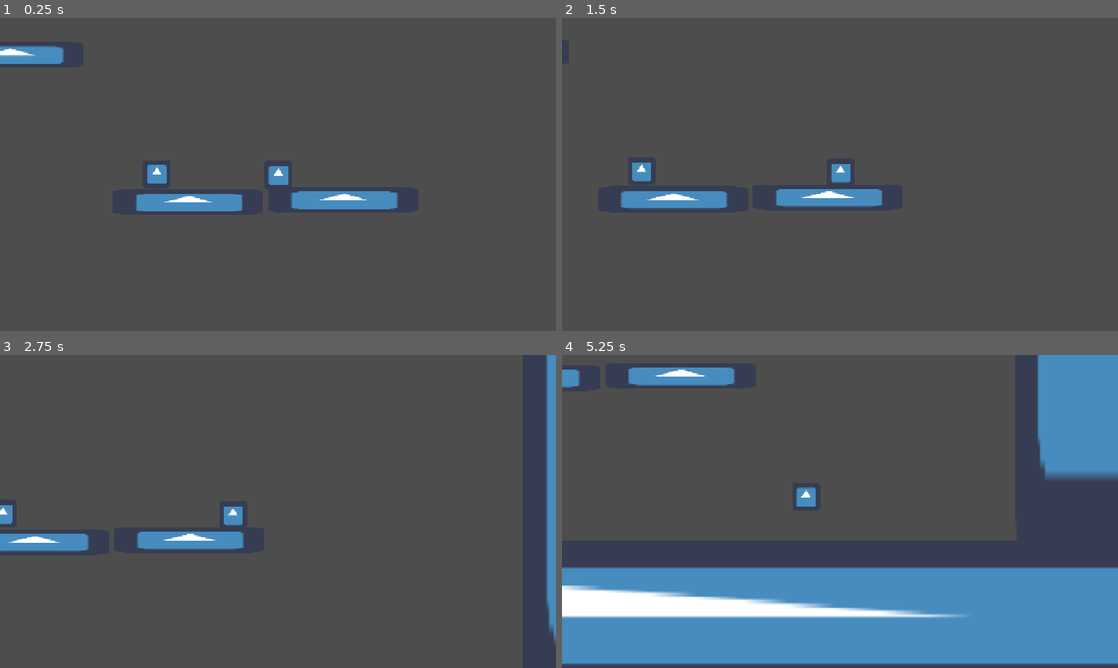
Above: before the commit, frames 1-4 (two rows, left to right).
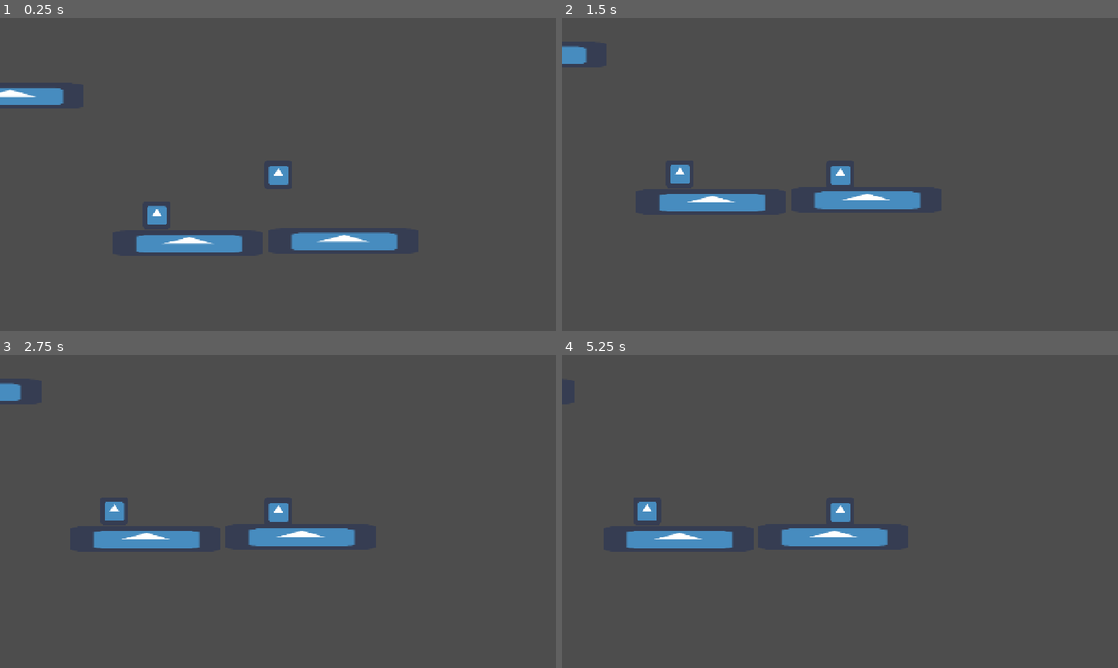
Above: after the commit, the same moments.

Repository: zenbenten/Godot-Platformer
Game: Godot game, scene res://Main.tscn
The game is run twice, just before and just after one commit, with the same random seed, the same clock (stepped at 60 frames per second) and the same inputs. The engine's default icon, where the game draws it, is replaced by a stand-in: a white triangle on a blue panel in a dark square.
Inputs (mouse positions are in pixels of both pictures, inside the frame that each line leads up to):
- Up to frame 1 (0.25 s): no input
- Up to frame 2 (1.5 s): move the mouse to (962, 158) at 0.52 s; hold Down (look_down, bound only after the commit) 0.53-1.28 s; hold Right (right) from 0.53 s (still down); tap X (item_use) at 0.6 s; tap Z (jump) at 0.77, 1.07 s; move the mouse to (728, 190) at 1.27 s; tap Down (look_down, bound only after the commit) at 1.35 s
- Up to frame 3 (2.75 s): tap Z (jump) at 1.52, 1.82, 2.3 s; tap Up (look_up, bound only after the commit) at 1.55 s; move the mouse to (333, 442) at 2.02 s; release Right (right) at 2.03 s; hold Left (left) from 2.03 s (still down); hold Up (look_up, bound only after the commit) from 2.03 s (still down)
- Up to frame 4 (5.25 s): move the mouse to (812, 574) at 2.77 s; release Left (left) at 2.78 s; release Up (look_up, bound only after the commit) at 2.78 s; hold Right (right) 2.78-4.28 s; tap Z (jump) at 2.85, 3.02, 3.32, 3.77, 4.07, 4.52, 4.82 s; tap X (item_use) at 3.05, 3.6 s; move the mouse to (1006, 558) at 3.52 s; hold Down (look_down, bound only after the commit) 3.53-4.28 s; move the mouse to (673, 464) at 4.27 s; hold Left (left) 4.28-5.03 s; tap Down (look_down, bound only after the commit) at 4.35 s; tap Up (look_up, bound only after the commit) at 4.55 s; move the mouse to (867, 511) at 5.02 s; hold Right (right) from 5.03 s (still down); hold Up (look_up, bound only after the commit) from 5.03 s (still down)

The runs differ from the first frame. In frame 1, 5.9% of the frame differs, in the area x 0-72%, y 8-75%; in frame 2, 3.2%; in frame 3, 5.7%; in frame 4, 41%, in the area x 0-100%, y 0-100%.

Commit message:
removed mouse camera manipulation. removed mouse-aiming for grapple hook. Hook now fires where the player is facing, as well as diagonals and up/down based on arrow keypresses

Diff:
--- a/Camera2D.gd
+++ /dev/null
@@ -1,18 +0,0 @@
-"""
-This script controls the dynamic camera.
-"""
-extends Camera2D
-
-# Radius of the zone in the middle of the screen where the cam doesn't move
-const DEAD_ZONE = 160
-
-func _input(event: InputEvent) -> void:
-	if event is InputEventMouseMotion: # If the mouse moved...
-		var _target = event.position - get_viewport().size * 0.5	# Get the mouse position relative to the middle of the screen
-		if _target.length() < DEAD_ZONE:	# If we're in the middle (dead zone)...
-			self.position = Vector2(0,0)	# ... reset the camera to the middle (= center on player)
-		else:
-			# _target.normalized() is the direction in which to move
-			# _target.length() - DEAD_ZONE is the distance the mouse is outside of the dead zone
-			# 0.5 is an arbitrary scalar
-			self.position = _target.normalized() * (_target.length() - DEAD_ZONE) * 0.5
--- a/IdleState.gd
+++ b/IdleState.gd
@@ -1,51 +1,45 @@
 # IdleState.gd
-# Handles logic for when the player is standing still.
+# Updated to handle shooting straight up.
 
 extends State
 
-# Exports for tweaking physics from the Inspector.
 @export var ground_friction = 0.90
 
 func enter(msg: Dictionary = {}):
-	# This is a good place to trigger an "idle" animation.
-	# For example: state_machine.player.animation_player.play("Idle")
 	pass
 
 func process_physics(_delta: float):
 	var player = state_machine.player
 
-	# Apply gravity. Even when idle, gravity should be active
-	# to ensure the player stays grounded on slopes or moving platforms.
-	player.velocity.y += player.gravity # Using your established gravity value
-
-	# Apply friction to slow the player down to a stop.
+	player.velocity.y = move_toward(player.velocity.y, player.max_fall_speed, player.gravity * _delta)
 	player.velocity.x = lerp(player.velocity.x, 0.0, ground_friction)
-
-	# The move_and_slide() function is essential to apply physics and detect collisions.
 	player.move_and_slide()
 
 	# --- STATE TRANSITIONS ---
-
-	# 1. Transition to Move if there's horizontal input.
 	var walk_input = Input.get_action_strength("right") - Input.get_action_strength("left")
 	if not is_zero_approx(walk_input):
 		state_machine.transition_to("Move")
-		return # Important to return after a transition
+		return
 
-	# 2. Transition to Jump if the jump action is pressed.
 	if Input.is_action_just_pressed("jump"):
-		# We send a message so the Jump state knows to apply the jump force.
 		state_machine.transition_to("Jump", {"is_jump": true})
 		return
 
-	# 3. Transition to Swing if the item is used.
 	if Input.is_action_just_pressed("item_use"):
 		if player.has_ability("Grappling Hook"):
-			state_machine.transition_to("Swing")
+			var aim_direction = Vector2.ZERO
+
+			# Check for look_up input to determine vertical aim
+			if Input.is_action_pressed("look_up"):
+				# Since we are idle, there is no horizontal input, so we aim straight up.
+				aim_direction = Vector2.UP
+			else:
+				# If not looking up, aim straight horizontally based on facing direction.
+				aim_direction = Vector2(player.facing_direction, 0)
+
+			state_machine.transition_to("Swing", {"aim_direction": aim_direction.normalized()})
 			return
 
-	# 4. Transition to Jump/Fall if the player walks off a ledge.
 	if not player.is_on_floor():
-		# We don't send a message, so the Jump state knows this is a fall, not a jump.
 		state_machine.transition_to("Jump")
 		return
--- a/JumpState.gd
+++ b/JumpState.gd
@@ -1,43 +1,64 @@
+# JumpState.gd
+# Updated to handle shooting diagonally down, straight down, up, angled, and horizontally.
+
 extends State
 
 func enter(msg: Dictionary = {}):
 	var player = state_machine.player
 	if msg.has("is_jump"):
 		player.velocity.y = player.jump_force
-		# Start the timer for holding the jump button
 		player.current_jump_hold_time = player.jump_hold_time
 
 func process_physics(delta: float):
 	var player = state_machine.player
 
-	# --- NEW JUMP LOGIC ---
-	# Check if the player is still holding the jump button and the hold timer is active
 	if Input.is_action_pressed("jump") and player.current_jump_hold_time > 0:
-		# While holding, maintain the upward jump force
 		player.velocity.y = player.jump_force
 	else:
-		# If they let go or the time runs out, stop the hold
 		player.current_jump_hold_time = 0
 
-	# Decrease the hold timer
 	player.current_jump_hold_time -= delta
 
-	# Get horizontal input for air control
-	var direction = sign(Input.get_action_strength("right") - Input.get_action_strength("left"))
+	var direction_input = Input.get_action_strength("right") - Input.get_action_strength("left")
 
-	# Apply air control (you can create separate `air_accel` vars for this)
-	player.velocity.x = move_toward(player.velocity.x, player.max_run_speed * direction, player.run_accel * delta)
+	if not is_zero_approx(direction_input):
+		player.facing_direction = sign(direction_input)
 
-	# Apply gravity towards max fall speed
+	player.velocity.x = move_toward(player.velocity.x, player.max_run_speed * direction_input, player.run_accel * delta)
 	player.velocity.y = move_toward(player.velocity.y, player.max_fall_speed, player.gravity * delta)
-
 	player.move_and_slide()
 
-	# --- State Transitions ---
-	if player.is_on_floor():
-		state_machine.transition_to("Idle") # Or Move, depending on input
+	# --- STATE TRANSITIONS ---
 
 	if Input.is_action_just_pressed("item_use"):
 		if player.has_ability("Grappling Hook"):
-			state_machine.transition_to("Swing")
+			var aim_direction = Vector2.ZERO
+
+			# Check for vertical aim input, prioritizing down over up.
+			if Input.is_action_pressed("look_down"):
+				if is_zero_approx(direction_input):
+					# If only looking down, aim straight down
+					aim_direction = Vector2.DOWN
+				else:
+					# If looking down and moving left/right, aim diagonally down
+					aim_direction = Vector2(player.facing_direction, 1)
+			elif Input.is_action_pressed("look_up"):
+				if is_zero_approx(direction_input):
+					# If only looking up, aim straight up
+					aim_direction = Vector2.UP
+				else:
+					# If looking up and moving left/right, aim diagonally up
+					aim_direction = Vector2(player.facing_direction, -1)
+			else:
+				# If no vertical input, aim straight horizontally
+				aim_direction = Vector2(player.facing_direction, 0)
+
+			state_machine.transition_to("Swing", {"aim_direction": aim_direction.normalized()})
 			return
+
+	if player.is_on_floor():
+		if is_zero_approx(direction_input):
+			state_machine.transition_to("Idle")
+		else:
+			state_machine.transition_to("Move")
+		return
--- a/MoveState.gd
+++ b/MoveState.gd
@@ -1,41 +1,39 @@
+# MoveState.gd
+# Updated to handle angled grappling shots.
+
 extends State
 
 func process_physics(delta: float):
 	var player = state_machine.player
 
-	# Get horizontal input direction
-	var direction = sign(Input.get_action_strength("right") - Input.get_action_strength("left"))
+	var direction_input = Input.get_action_strength("right") - Input.get_action_strength("left")
 
-	# --- NEW MOVEMENT LOGIC ---
-	# Apply acceleration using move_toward
-	player.velocity.x = move_toward(player.velocity.x, player.max_run_speed * direction, player.run_accel * delta)
+	if not is_zero_approx(direction_input):
+		player.facing_direction = sign(direction_input)
 
-	# Apply gravity (even on the ground to handle slopes)
+	player.velocity.x = move_toward(player.velocity.x, player.max_run_speed * direction_input, player.run_accel * delta)
 	player.velocity.y = move_toward(player.velocity.y, player.max_fall_speed, player.gravity * delta)
-
 	player.move_and_slide()
 
-	# --- State Transitions ---
+	# --- STATE TRANSITIONS ---
+
+	if Input.is_action_just_pressed("item_use"):
+		if player.has_ability("Grappling Hook"):
+			var aim_direction = Vector2(player.facing_direction, 0)
+			if Input.is_action_pressed("look_up"):
+				aim_direction.y = -1 # Upward angle
+
+			state_machine.transition_to("Swing", {"aim_direction": aim_direction.normalized()})
+			return
+
 	if Input.is_action_just_pressed("jump"):
 		state_machine.transition_to("Jump", {"is_jump": true})
 		return
 
 	if not player.is_on_floor():
-		state_machine.transition_to("Jump") # Fall
+		state_machine.transition_to("Jump")
 		return
 
-	# Transition to Idle if not moving
-	if is_zero_approx(direction):
+	if is_zero_approx(direction_input):
 		state_machine.transition_to("Idle")
 		return
-
-	if Input.is_action_just_pressed("item_use"):
-		if player.has_ability("Grappling Hook"):
-			state_machine.transition_to("Swing")
-			return
-		#ANIMATION#
-	#if direction > 0:
-	#player.get_node("Sprite2D").flip_h = false
-#elif direction < 0:
-	#player.get_node("Sprite2D").flip_h = true
-#// player.animation_player.play("Run")
--- a/Player.gd
+++ b/Player.gd
@@ -1,51 +1,38 @@
 # Player.gd
-# Final, corrected version. The Player script holds stats and abilities,
-# while the StateMachine handles all per-frame logic.
+# Added a 'facing_direction' variable to remember the last direction moved.
 
 extends CharacterBody2D
 
-# Player stats that states might need access to can live here.
-var max_run_speed = 300 #was 100
+# --- ADVANCED PHYSICS VARIABLES ---
+var max_run_speed = 100
 var run_accel = 800
-var gravity = 1200
-var max_fall_speed = 300 #was 160
+var gravity = 1000
+var max_fall_speed = 160
 var jump_force = -160
 var jump_hold_time = 0.2
 var current_jump_hold_time = 0.0
 
+# --- NEW VARIABLE ---
+# Stores the last direction the player was facing (1 for right, -1 for left).
+var facing_direction = 1
+
 # The player's inventory of abilities, stored by name.
 var abilities = {}
 
-# A direct reference to the state machine for easy access by states if needed,
-# though direct calls from the player are no longer necessary.
+# A direct reference to the state machine.
 @onready var state_machine = $StateMachine
 
 func _ready():
-	# This function can be used for any one-time setup for the player itself.
-	# We no longer need to instance the chain here from the start.
 	pass
 
-# The _physics_process function has been completely REMOVED.
-# The StateMachine's own _physics_process is called automatically by Godot,
-# which then correctly calls the active state's process_physics function.
-
-# This function is called by ItemPickup scenes when the player collides with them.
 func add_item(item_resource: ItemResource):
 	if not abilities.has(item_resource.item_name):
-		# Add the item resource to our dictionary of known abilities.
 		abilities[item_resource.item_name] = item_resource
-
-		# If the item has an associated ability scene, instance it and add it
-		# as a child of the player.
 		if item_resource.ability_scene:
 			var ability_instance = item_resource.ability_scene.instantiate()
-			# It's good practice to give the instanced ability a clear name.
-			# This gets the filename of the scene (e.g., "GrapplingHookAbility") and uses it as the node name.
 			ability_instance.name = item_resource.ability_scene.get_path().get_file().get_basename()
 			add_child(ability_instance)
-
 		print("Picked up: ", item_resource.item_name)
 
-# This function is used by states to check if the player possesses a certain ability.
 func has_ability(ability_name: String) -> bool:
 	return abilities.has(ability_name)
--- a/Player.tscn
+++ b/Player.tscn
@@ -1,9 +1,8 @@
-[gd_scene load_steps=11 format=3 uid="uid://704hdtys1kju"]
+[gd_scene load_steps=10 format=3 uid="uid://704hdtys1kju"]
 
 [ext_resource type="Texture2D" uid="uid://fxssljcesdq3" path="res://icon.png" id="1"]
 [ext_resource type="Script" uid="uid://c0foyndixvthc" path="res://Player.gd" id="2"]
 [ext_resource type="PackedScene" uid="uid://bmokyehx7g4aq" path="res://GrapplingHookAbility.tscn" id="3"]
-[ext_resource type="Script" uid="uid://ytxs8nua64cf" path="res://Camera2D.gd" id="3_e80uo"]
 [ext_resource type="Script" uid="uid://4s1j7arcs7o2" path="res://StateMachine.gd" id="5_tdg3f"]
 [ext_resource type="Script" uid="uid://cq484m1evvtms" path="res://IdleState.gd" id="6_5ncpa"]
 [ext_resource type="Script" uid="uid://biwudfloj5d17" path="res://MoveState.gd" id="6_dtqjt"]
@@ -24,7 +23,6 @@
 shape = SubResource("1")
 
 [node name="Camera2D" type="Camera2D" parent="."]
-script = ExtResource("3_e80uo")
 
 [node name="Chain" parent="." instance=ExtResource("3")]
 
--- a/SwingState.gd
+++ b/SwingState.gd
@@ -1,58 +1,43 @@
 # SwingState.gd
-# Corrected version that properly handles the hook's "flying" and "hooked" phases.
+# Updated to fire the hook based on a direction passed to it.
 
 extends State
 
-var hook_ability # A reference to the grappling hook node
+var hook_ability
 
 func enter(msg: Dictionary = {}):
 	var player = state_machine.player
-	# Find the ability node. This is more robust than a hardcoded name.
-	# We use the name we assigned in Player.gd's add_item function.
 	hook_ability = player.find_child("GrapplingHookAbility", true, false)
 
 	if hook_ability:
-		var aim_direction = player.get_global_mouse_position() - player.global_position
+		# --- AIMING LOGIC CHANGED ---
+		# Default to the player's facing direction if no aim is provided.
+		var aim_direction = msg.get("aim_direction", Vector2(player.facing_direction, 0))
 		hook_ability.shoot(aim_direction)
 	else:
-		# If for some reason we can't find the hook, exit immediately.
 		state_machine.transition_to("Jump")
 
 func process_physics(_delta: float):
 	var player = state_machine.player
 
-	# First, a safety check in case the hook node was somehow removed.
 	if not hook_ability:
 		state_machine.transition_to("Jump")
 		return
 
-	# --- NEW, CORRECTED EXIT LOGIC ---
-	# If the hook is no longer flying AND it's not hooked to anything,
-	# then the grappling action is over. Time to transition away.
 	if not hook_ability.flying and not hook_ability.hooked:
 		state_machine.transition_to("Jump")
 		return
 
-	# --- APPLY SWINGING PHYSICS (Only when hooked) ---
 	if hook_ability.hooked:
-		# This is the physics logic from before.
-		var chain_velocity = (hook_ability.tip - player.global_position).normalized() * 80 # CHAIN_PULL initially 60
-		# You can add more complex swing physics here!
+		var chain_velocity = (hook_ability.tip - player.global_position).normalized() * 60
 		player.velocity += chain_velocity
 
-	# Apply gravity and movement regardless of being hooked or just flying.
-	player.velocity.y += 60
+	player.velocity.y = move_toward(player.velocity.y, player.max_fall_speed, player.gravity * _delta)
 	player.move_and_slide()
 
-	# --- HANDLE INPUT ---
-	# Allow the player to release the hook manually.
 	if Input.is_action_just_released("item_use"):
 		hook_ability.release()
-		# The exit logic at the top of this function will catch this on the next frame
-		# and transition the state correctly.
 
 func exit():
-	# This function is called when we transition away from the Swing state.
-	# We should always ensure the hook is released.
 	if hook_ability:
 		hook_ability.release()
--- a/project.godot
+++ b/project.godot
@@ -45,6 +45,16 @@
 "events": [Object(InputEventKey,"resource_local_to_scene":false,"resource_name":"","device":-1,"window_id":0,"alt_press …(192 unchanged characters)…
 ]
 }
+look_up={
+"deadzone": 0.2,
+"events": [Object(InputEventKey,"resource_local_to_scene":false,"resource_name":"","device":-1,"window_id":0,"alt_pressed":false,"shift_pressed":false,"ctrl_pressed":false,"meta_pressed":false,"pressed":false,"keycode":0,"physical_keycode":4194320,"key_label":0,"unicode":0,"location":0,"echo":false,"script":null)
+]
+}
+look_down={
+"deadzone": 0.2,
+"events": [Object(InputEventKey,"resource_local_to_scene":false,"resource_name":"","device":-1,"window_id":0,"alt_pressed":false,"shift_pressed":false,"ctrl_pressed":false,"meta_pressed":false,"pressed":false,"keycode":0,"physical_keycode":4194322,"key_label":0,"unicode":0,"location":0,"echo":false,"script":null)
+]
+}
 
 [layer_names]
 
Not shown, removed: Camera2D.gd.uid
